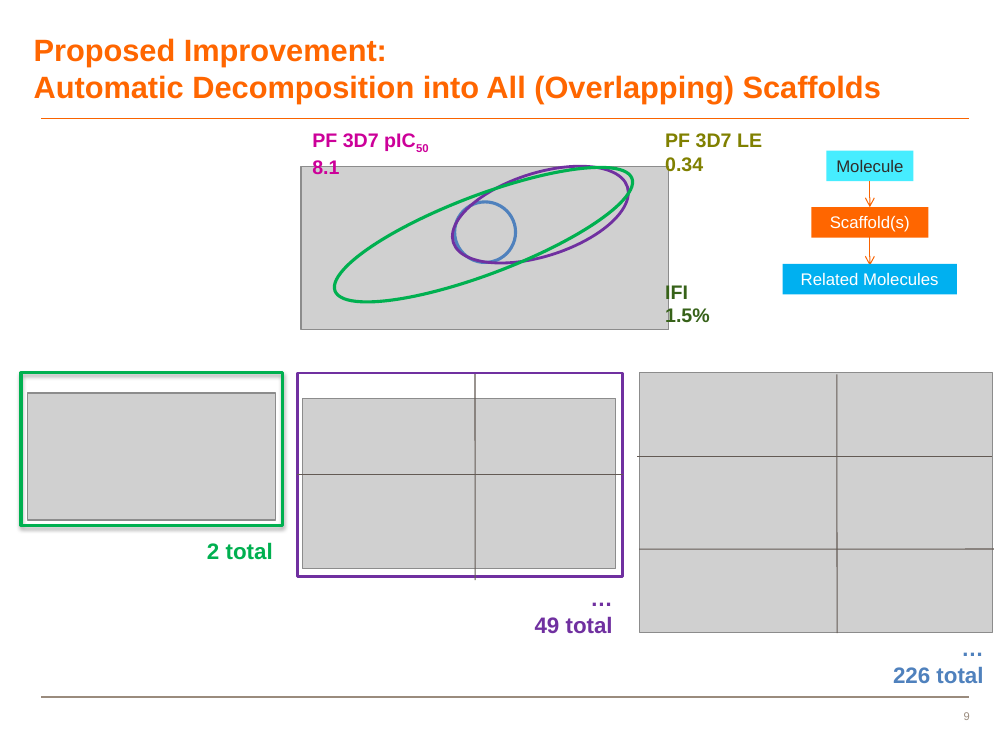
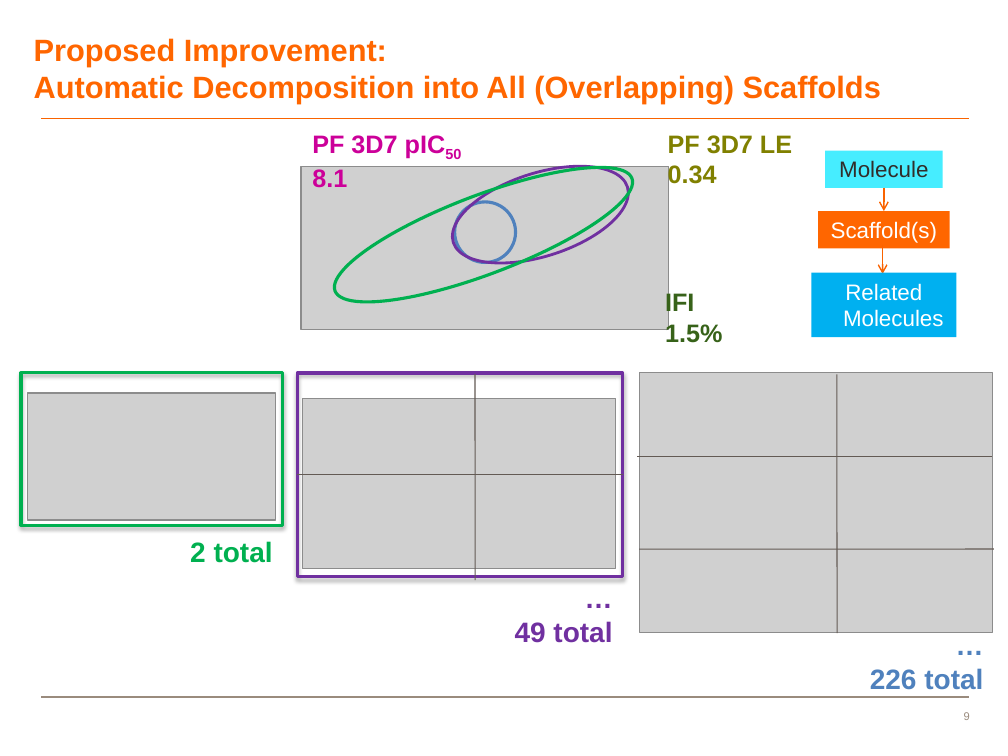
Before and after one commit to ncats/scaffoldanalytics, a slide deck: slide 9 of pres/Scaffold-Based Analytics ACS figures scratch.pptx. Drawn at 1008x756 pixels with LibreOffice and Linux fonts; fonts in the diff are those of the drawing; grey boxes stand for pictures; background and template pictures are left out. Boxes give left, top, right and bottom in pixels: in the first picture for what was removed or moved away, otherwise in the second. Text is boxed around its words. In the diff, an @@ line names an element or a change of style, - is before the commit and + after.

Commit message:
small updates to PDF & PPT

```diff
--- a/pres/Scaffold-Based Analytics ACS figures scratch.pptx
+++ b/pres/Scaffold-Based Analytics ACS figures scratch.pptx
@@ rectangle "Molecule": place and size @@
-rectangle "Molecule" at (827,150,913,180)
+rectangle "Molecule" at (826,150,943,187)
@@ arrow moved from (870, 181) - (870, 208) to (884, 187) - (884, 211) @@
@@ arrow (884, 187) - (884, 211): stroke #F96400 0.75 pt to #F96400 1 pt @@
@@ rectangle "Scaffold(s)": place and size @@
-rectangle "Scaffold(s)" at (811,208,928,238)
+rectangle "Scaffold(s)" at (818,211,950,248)
@@ size 14 to 18 pt in 3 elements at (312,135,397,188), (668,135,792,189), (665,291,722,343) @@
@@ arrow moved from (870, 237) - (870, 266) to (883, 245) - (883, 274) @@
@@ arrow (883, 245) - (883, 274): stroke #F96400 0.75 pt to #F96400 1 pt @@
@@ size 12 to 16 pt in 3 elements at (818,211,950,248), (826,150,943,187), (811,273,957,338) @@
@@ rectangle "Related Molecules": place and size @@
-rectangle "Related Molecules" at (783,264,958,294)
+rectangle "Related Molecules" at (811,273,957,338)
@@ rectangle at (297,373,623,577): outline #7030A0 2 pt to #7030A0 2.25 pt; shadow on @@
@@ text "…": place and size @@
-text "…" at (535,616,613,633)
+text "…" at (515,621,612,643)
@@ size 16 to 20 pt in 3 elements at (190,541,273,563), (515,621,612,643), (870,668,983,690) @@
@@ text "…": place and size @@
-text "…" at (893,667,983,683)
+text "…" at (870,668,983,690)
```
Also in this commit, not shown: 1 other file.
